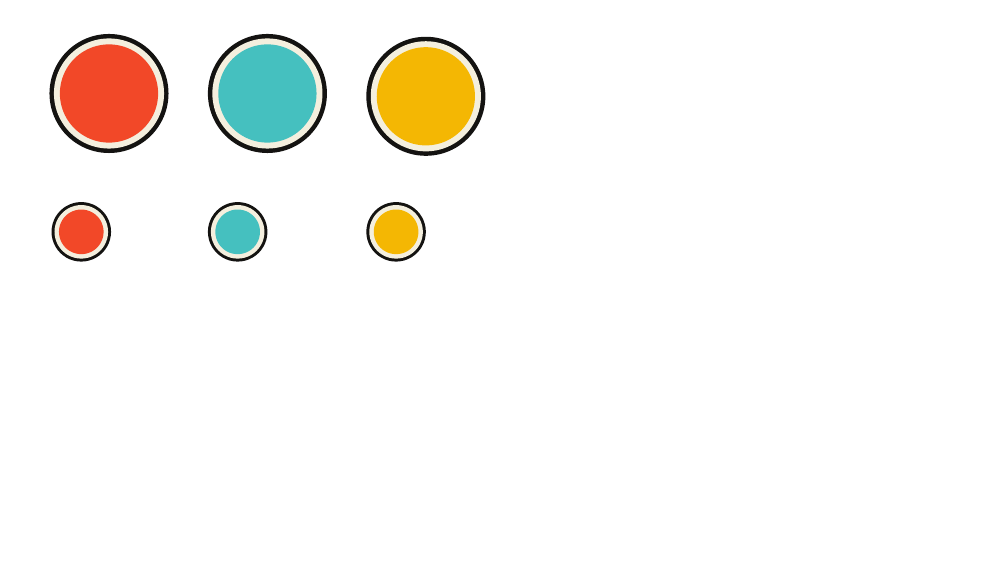
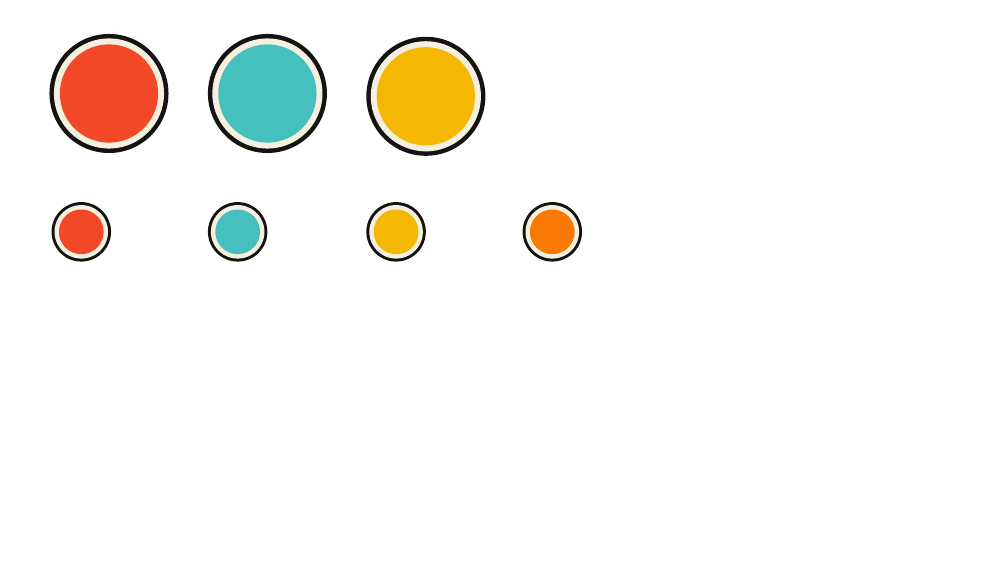
Before and after one commit to SLDYK/TaikoAssist, a slide deck: slide 4 of ImitationTaikoUI.pptx. Drawn at 1008x567 pixels with LibreOffice and Linux fonts; fonts in the diff are those of the drawing. Boxes give left, top, right and bottom in pixels: in the first picture for what was removed or moved away, otherwise in the second. Text is boxed around its words. In the diff, an @@ line names an element or a change of style, - is before the commit and + after.

```diff
--- a/ImitationTaikoUI.pptx
+++ b/ImitationTaikoUI.pptx
@@ ellipse added at [523,202,582,262], fill #141311 @@
@@ ellipse added at [526,205,579,259], fill #F4EFDE @@
@@ ellipse added at [530,209,575,254], fill #FA7902 @@
```
Also in this commit, not shown: 57 other files.
